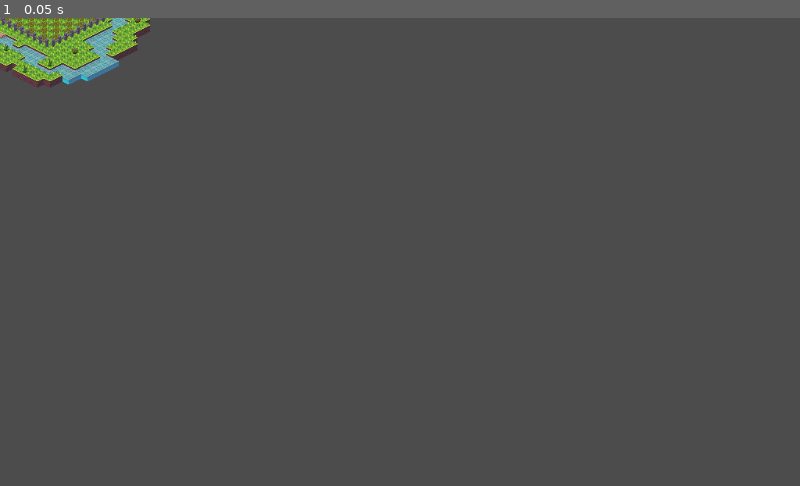
Above: before the commit, frame 1.
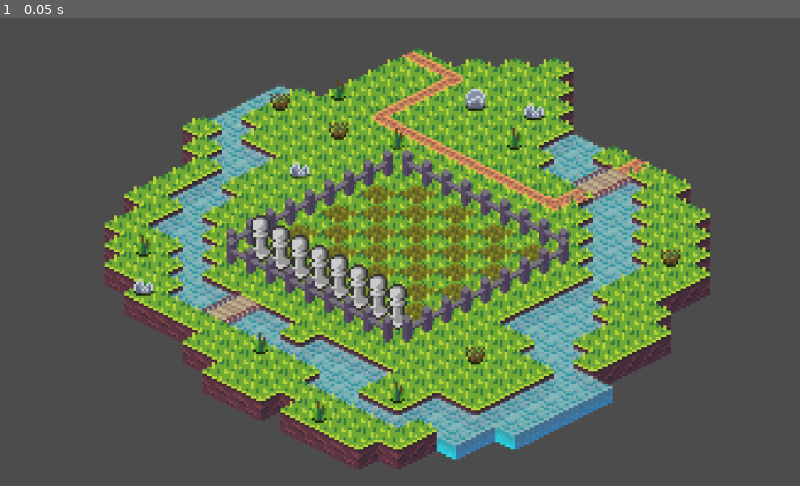
Above: after the commit, the same moment.

Repository: u1968408/Ajedr3z-Godot
Game: Godot game, scene res://Scenes/Levels/Level01.tscn
Two runs of this game, one before a commit and one after it. Both use one fixed random seed, a clock stepped at 60 frames per second and the inputs below.
Inputs:
- Up to frame 1 (0.05 s): no input

The runs differ from the first frame. In frame 1, 46% of the frame differs, in the area x 0-89%, y 0-97%.
Error before the commit: Invalid get index 'tablero' (on base: 'Node2D (Level01.tscn::1)'). (res://Scenes/Pieces/Torre.gd:12)

Commit message:
Positions XD

Diff:
--- a/Scenes/Levels/Level01.tscn
+++ b/Scenes/Levels/Level01.tscn
@@ -1,7 +1,6 @@
-[gd_scene load_steps=4 format=2]
+[gd_scene load_steps=3 format=2]
 
 [ext_resource path="res://Scenes/Levels/TileSet/TileMap.tscn" type="PackedScene" id=1]
-[ext_resource path="res://Scenes/Pieces/Torre.tscn" type="PackedScene" id=2]
 
 [sub_resource type="GDScript" id=1]
 script/source = "extends Node2D
@@ -10,16 +9,37 @@
 # Declare member variables here. Examples:
 # var a = 2
 # var b = \"text\"
-
+var Peo = preload(\"res://Scenes/Pieces/Peo.tscn\")
+var Peons = []
+var posInicial = Vector2(8,4)
+var tablero = [
+	[0, 0, 0, 0, 0, 0, 0, 0],
+	[0, 0, 0, 0, 0, 0, 0, 0],
+	[0, 0, 0, 0, 0, 0, 0, 0],
+	[0, 0, 0, 0, 0, 0, 0, 0],
+	[0, 0, 0, 0, 0, 0, 0, 0],
+	[0, 0, 0, 0, 0, 0, 0, 0],
+	[0, 0, 0, 0, 0, 0, 0, 0],
+	[0, 0, 0, 0, 0, 0, 0, 0],
+]
 
 # Called when the node enters the scene tree for the first time.
 func _ready():
-	pass # Replace with function body.
+	var x = posInicial.x
+	var y = posInicial.y
+	for i in range(8):
+		var nouPeo = Peo.instance()
+		nouPeo.position.x = x
+		nouPeo.position.y = y
+		x += posInicial.x
+		y += posInicial.y
+		nouPeo.pos = Vector2(0,i)
+		$Pieces.add_child(nouPeo)
 
 
 # Called every frame. 'delta' is the elapsed time since the previous frame.
-#func _process(delta):
-#	pass
+func _process(delta):
+	pass
 "
 
 [node name="Level01" type="Node2D"]
@@ -37,11 +57,13 @@
 scale = Vector2( 1, 1 )
 tile_data = PoolIntArray( -983041, 49, 0, -917507, 50, 0, -917504, 51, 0, -720903, 51, 0, -786422, 47, 0, -655363, 51,  …(641 unchanged characters)…
 
-[node name="YSort" type="YSort" parent="."]
-
-[node name="Torre" parent="YSort" instance=ExtResource( 2 )]
-position = Vector2( 48, -8 )
+[node name="Pieces" type="YSort" parent="."]
 
 [node name="Deco" parent="." instance=ExtResource( 1 )]
 scale = Vector2( 1, 1 )
 tile_data = PoolIntArray( -983041, 49, 0, -917507, 50, 0, -917504, 51, 0, -720903, 51, 0, -786422, 47, 0, -589832, 47,  …(354 unchanged characters)…
+
+[node name="Camera2D" type="Camera2D" parent="."]
+position = Vector2( 65, 0 )
+current = true
+zoom = Vector2( 0.32, 0.32 )
